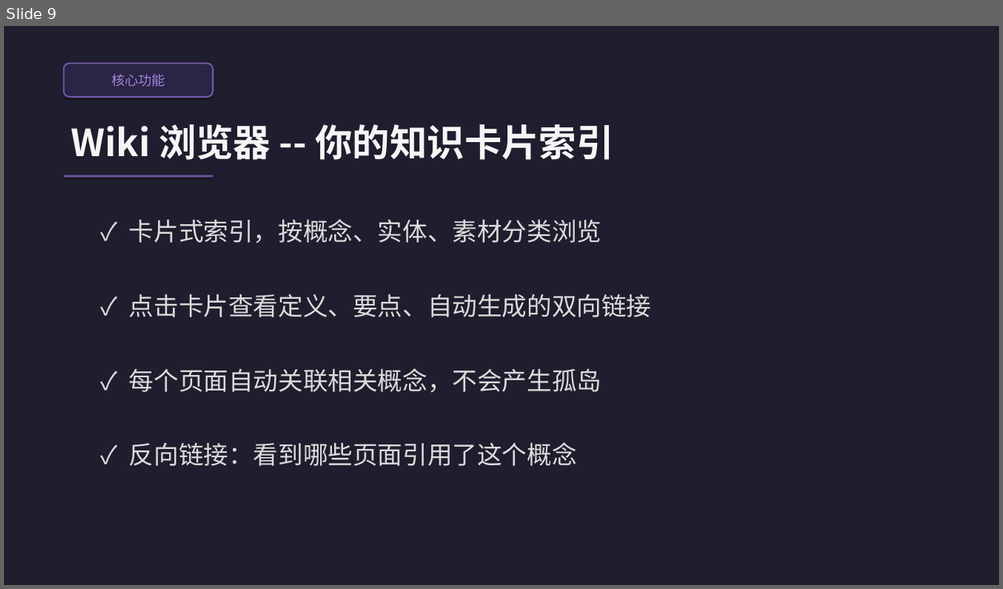
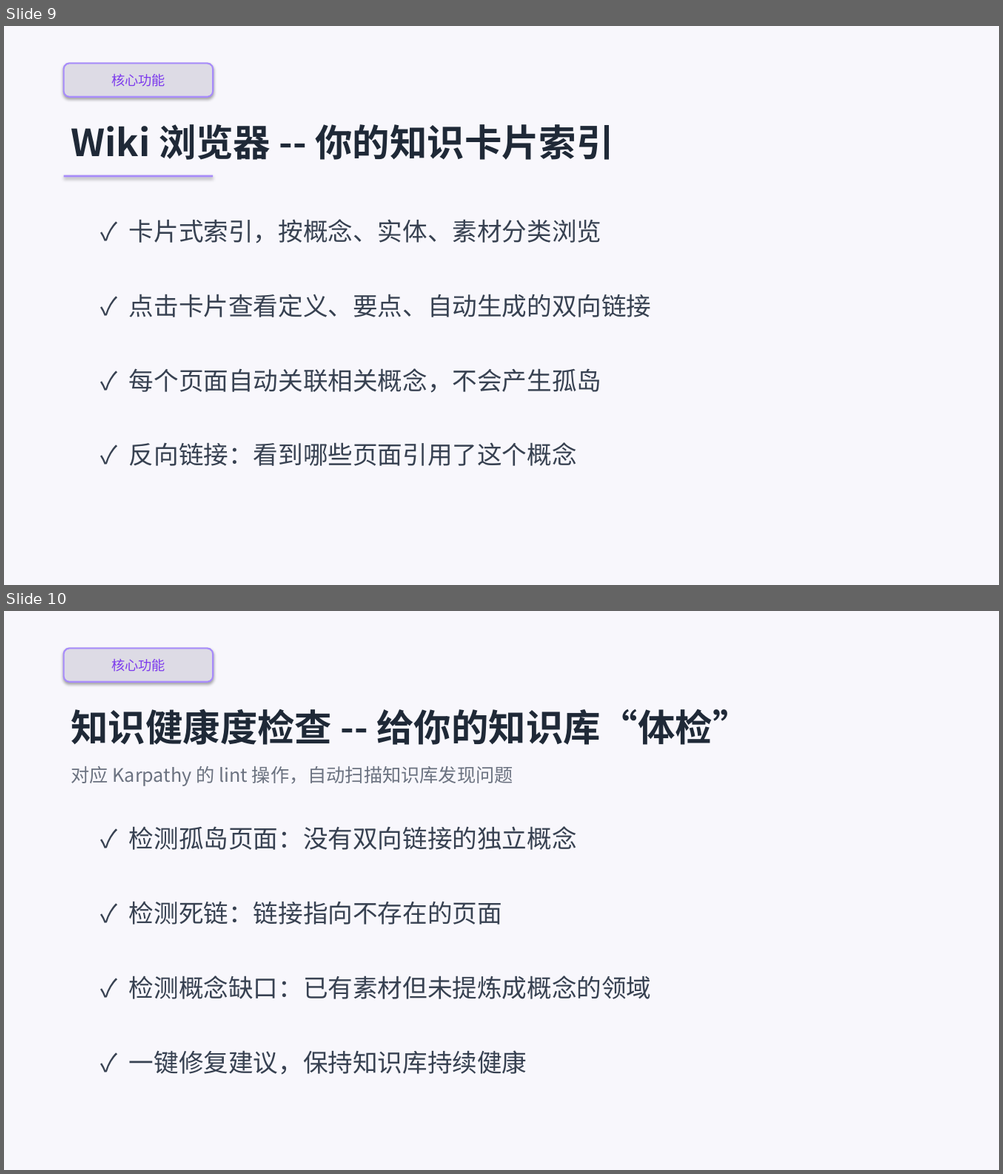
Before and after one commit to graceruowenwang/obsidian-second-brain, a slide deck: site/SecondBrain-Bilibili.pptx. Shown one above the other, each under a label of ours: slide 9 before the commit, slides 9 and 10 after it. The pictures are 1003x589 and 1003x1174 pixels, drawn with LibreOffice and Linux fonts; fonts in the diff are those of the drawing. Boxes give left, top, right and bottom in pixels: in the first picture for what was removed or moved away, otherwise in the second. Text is boxed around its words. In the diff, an @@ line names an element or a change of style, - is before the commit and + after.

Commit message:
feat: PPT 改为浅色主题，新增健康检查和生态插件页，重写分镜脚本
PPT 主题从暗色 Obsidian 风格切换为浅色背景+紫色点缀，新增知识健康度检查
和配套插件推荐两个幻灯片。分镜脚本全面重写为更自然口语化的旁白风格。

```diff
--- a/site/SecondBrain-Bilibili.pptx
+++ b/site/SecondBrain-Bilibili.pptx
@@ slide 10 added at (4, 611, 999, 1170), background #F8F7FC @@
@@ rounded rectangle added at (64, 648, 213, 682), fill #DDDBE5, outline #A78BFA 1.5 pt, 13 pt, text #7C3AED @@
+核心功能
@@ text added at (71, 709, 749, 745), 36 pt, text #1F2937, bold @@
+知识健康度检查 -- 给你的知识库“体检”
@@ text added at (71, 766, 513, 786), 18 pt, text #6B7280 @@
+对应 Karpathy 的 lint 操作，自动扫描知识库发现问题
@@ text added at (129, 826, 577, 850), 24 pt, text #374151 @@
+✓ 检测孤岛页面：没有双向链接的独立概念
@@ text added at (129, 901, 502, 925), 24 pt, text #374151 @@
+✓ 检测死链：链接指向不存在的页面
@@ text added at (129, 976, 652, 999), 24 pt, text #374151 @@
+✓ 检测概念缺口：已有素材但未提炼成概念的领域
@@ text added at (129, 1051, 527, 1075), 24 pt, text #374151 @@
+✓ 一键修复建议，保持知识库持续健康
@@ slide 9 changed as well @@
@@ background #1E1E2E to #F8F7FC @@
@@ rounded rectangle "核心功能" at (64, 63, 213, 97): text colour #A086DA to #7C3AED; fill #2A2445 to #DDDBE5; outline #7058A5 1.5 pt to #A78BFA 1.5 pt @@
@@ text "Wiki 浏览器 -- 你的知识卡片索引" at (71, 124, 614, 160): text colour #F5F5F5 to #1F2937 @@
@@ rectangle at (64, 175, 213, 178): fill #7058A5 to #A78BFA @@
@@ text colour #DCDCDC to #374151 in 4 elements at (129, 219, 601, 244), (129, 294, 652, 318), (129, 369, 601, 393), (129, 443, 577, 466) @@
```
Also in this commit, not shown: 15 other slides changed, 1 other slide added, 3 other files.
